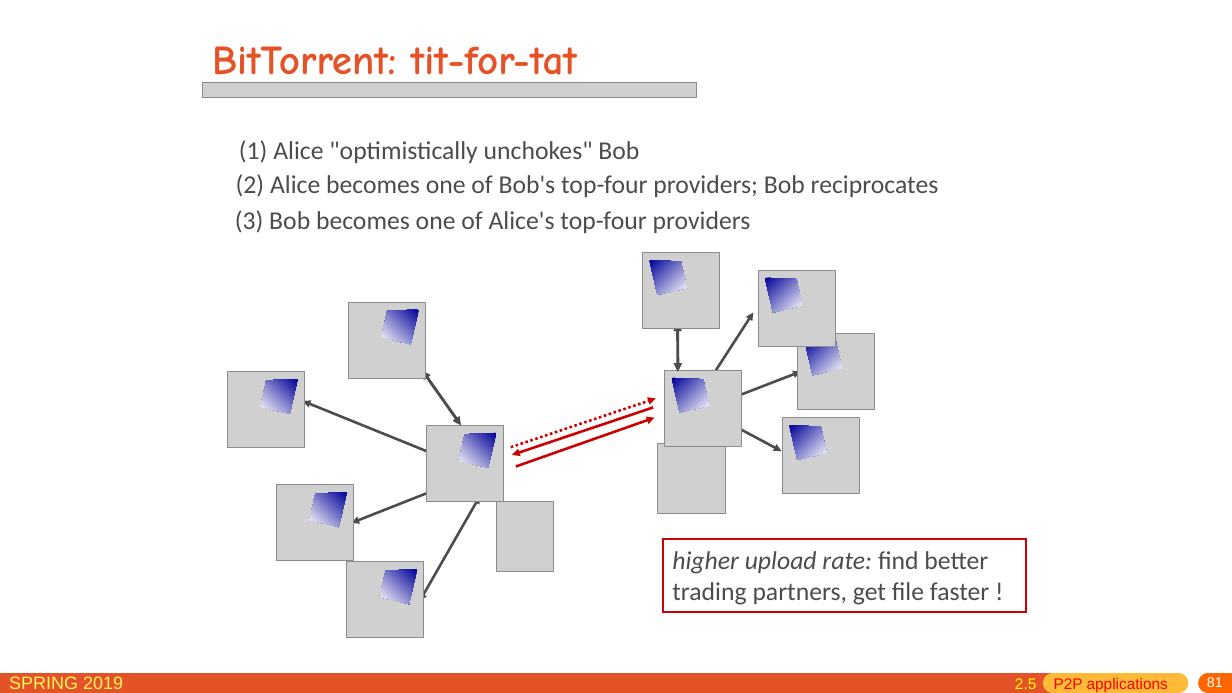
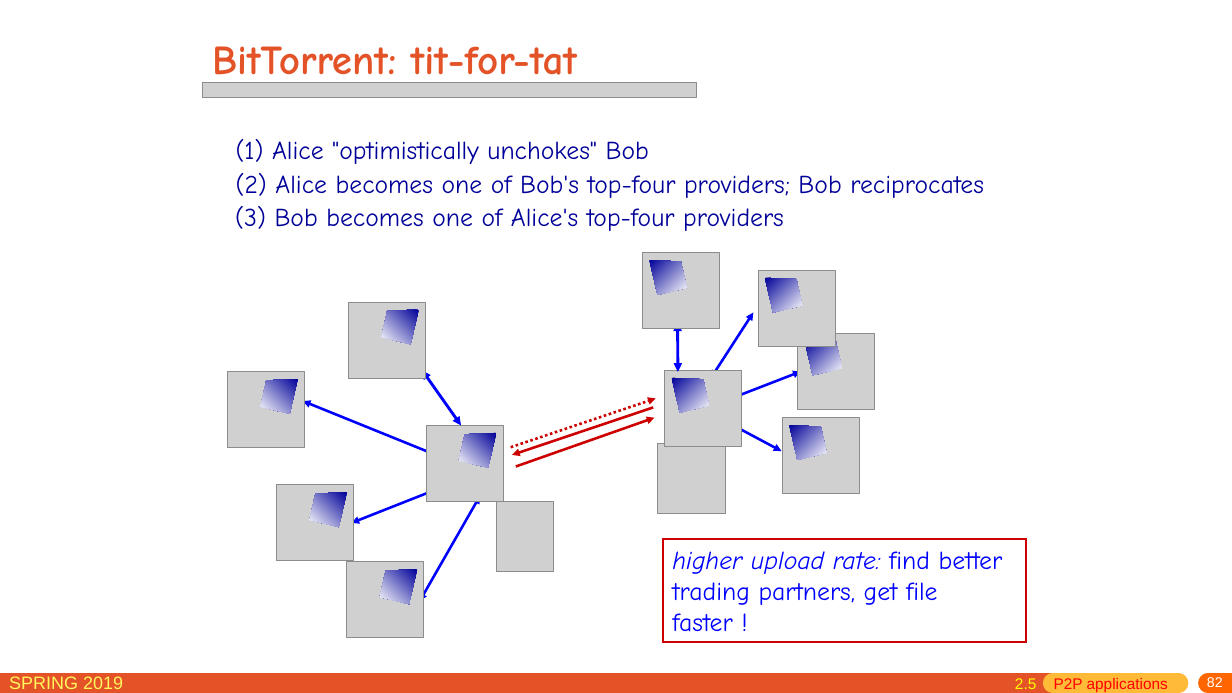
Before and after one commit to jichenghu/PPT_networkDistributed, a slide deck: slide 82 of chapter2.pptx (slide 81 before the commit). Drawn at 1232x693 pixels with LibreOffice and Linux fonts; fonts in the diff are those of the drawing; grey boxes stand for pictures. Boxes give left, top, right and bottom in pixels: in the first picture for what was removed or moved away, otherwise in the second. Text is boxed around its words. In the diff, an @@ line names an element or a change of style, - is before the commit and + after.

```diff
--- a/chapter2.pptx
+++ b/chapter2.pptx
@@ font Calibri to Comic Neue, text colour #4C4C4C to #000099 in 3 elements at [236,139,649,164], [236,173,984,198], [235,206,784,231] @@
@@ double arrow (677, 323) - (678, 372): stroke #4C4C4C 2.25 pt to #0000FF 2.25 pt @@
@@ double arrow (711, 378) - (753, 312): stroke #4C4C4C 2 pt to #0000FF 2 pt @@
@@ double arrow (422, 371) - (461, 425): stroke #4C4C4C 2.25 pt to #0000FF 2.25 pt @@
@@ double arrow (722, 402) - (801, 372): stroke #4C4C4C 2 pt to #0000FF 2 pt @@
@@ double arrow (452, 461) - (303, 401): stroke #4C4C4C 2 pt to #0000FF 2 pt @@
@@ double arrow (722, 419) - (782, 451): stroke #4C4C4C 2 pt to #0000FF 2 pt @@
@@ double arrow (449, 484) - (351, 523): stroke #4C4C4C 2 pt to #0000FF 2 pt @@
@@ double arrow (480, 496) - (420, 602): stroke #4C4C4C 2 pt to #0000FF 2 pt @@
@@ rectangle "higher upload rate: find better ...": place and size @@
-rectangle "higher upload rate: find better ..." at [664,540,1027,613]
+rectangle "higher upload rate: find better ..." at [664,540,1027,642]
@@ rectangle "higher upload rate: find better ..." at [664,540,1027,642]: font Calibri to Comic Neue, text colour #4C4C4C to #0000FF @@
@@ page number at [1207,677,1223,687]: text changed @@
-81
+82
```
Also in this commit, not shown: 56 other slides changed, 1 slide added, 1 other file.
